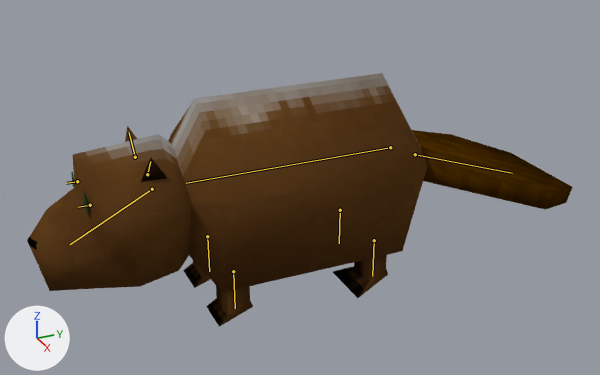
The Blender file Environment/BlenderFiles/Bobro.blend, before and after one commit.
The view is the same before and after, from a 50 mm lens placed at (3.15, -1.19, 2.02), pointed at (-0.03, 0.23, 0.44). The lights are fixed; the arrows at lower left show +X, +Y and +Z. The bones that bend it are drawn over the model as lines.

Objects in the first picture: 'SM_Bobro'.
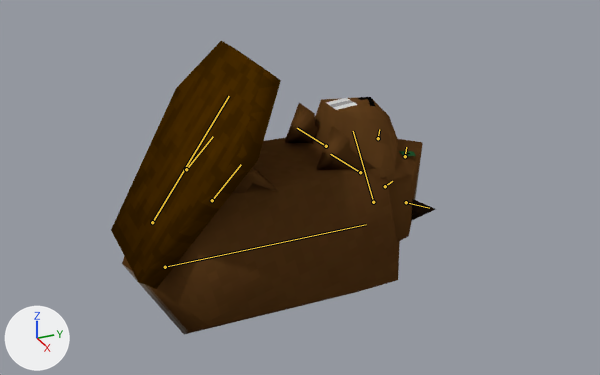
The newer file adds an action. The first version stands in its rest pose; the second is drawn at frame 18 of the action 'Roll'.

Boxes [x1, y1, x2, y2] around the edits, measured in the pictures (600 x 375 px):
'SM_Bobro', posed (41% narrower, 15% taller)
    before: [27, 73, 573, 327]
    after: [111, 41, 435, 334]
bone 'Spine', root to tip
    before: (390, 147) to (186, 183)
    after: (165, 267) to (366, 224)
bone 'Head', root to tip
    before: (152, 189) to (70, 244)
    after: (373, 202) to (353, 131)
bone 'Tail', root to tip
    before: (415, 154) to (512, 173)
    after: (152, 222) to (229, 96)
bone 'HindLegLeft', root to tip
    before: (374, 240) to (372, 276)
    after: (212, 200) to (241, 164)
bone 'HindLegRight', root to tip
    before: (340, 210) to (339, 243)
    after: (186, 169) to (213, 136)
bone 'FrontLegLeft', root to tip
    before: (233, 271) to (235, 308)
    after: (360, 172) to (330, 154)
bone 'FrontLegRight', root to tip
    before: (207, 236) to (209, 271)
    after: (326, 146) to (297, 128)
bone 'LeftEar', root to tip
    before: (147, 174) to (150, 161)
    after: (406, 202) to (429, 208)
bone 'RightEar', root to tip
    before: (135, 157) to (129, 132)
    after: (385, 186) to (392, 181)
bone 'LeftEye', root to tip
    before: (90, 205) to (78, 207)
    after: (405, 156) to (406, 147)
bone 'RightEye', root to tip
    before: (77, 181) to (66, 183)
    after: (378, 138) to (379, 129)

The change in detail:
Bone 'Spine' (bone_spine) moves from (0.0, 0.0, 0.0) to (0.0, 1.117, 0.384).
Bone 'Spine' (bone_spine) turns from (0, 0, 0) to (-180, 0, 0) degrees about its own x, y and z.
Bone 'Head' (bone_head) moves from (0.0, 0.0, 0.0) to (0.0, -0.829, 0.728).
Bone 'Head' (bone_head) turns from (0, 0, 0) to (-99, 0, 0) degrees about its own x, y and z.
Bone 'Tail' (bone_tail) moves from (0.0, 0.0, 0.0) to (0.0, -1.192, -0.509).
Bone 'Tail' (bone_tail) turns from (0, 0, 0) to (74, 0, 0) degrees about its own x, y and z.
Bone 'HindLegLeft' (bone_hindlegleft) moves from (0.0, 0.0, 0.0) to (0.0, -0.357, -0.774).
Bone 'HindLegLeft' (bone_hindlegleft) turns from (0, 0, 0) to (136, 0, 0) degrees about its own x, y and z.
Bone 'HindLegRight' (bone_hindlegright) moves from (0.0, 0.0, 0.0) to (0.0, -0.357, -0.774).
Bone 'HindLegRight' (bone_hindlegright) turns from (0, 0, 0) to (136, 0, 0) degrees about its own x, y and z.
Bone 'FrontLegLeft' (bone_frontlegleft) moves from (0.0, 0.0, 0.0) to (0.0, -0.357, 0.609).
Bone 'FrontLegLeft' (bone_frontlegleft) turns from (0, 0, 0) to (-127, 0, 0) degrees about its own x, y and z.
Bone 'FrontLegRight' (bone_frontlegright) moves from (0.0, 0.0, 0.0) to (0.0, -0.357, 0.609).
Bone 'FrontLegRight' (bone_frontlegright) turns from (0, 0, 0) to (-127, 0, 0) degrees about its own x, y and z.
Bone 'LeftEar' (bone_leftear) moves from (0.0, 0.0, 0.0) to (-0.236, -0.279, 1.224).
Bone 'LeftEar' (bone_leftear) turns from (0, 0, 0) to (102, -40, -48) degrees about its own x, y and z.
Bone 'RightEar' (bone_rightear) moves from (0.0, 0.0, 0.0) to (0.236, -0.279, 1.224).
Bone 'RightEar' (bone_rightear) turns from (0, 0, 0) to (102, 40, 48) degrees about its own x, y and z.
Bone 'LeftEye' (bone_lefteye) moves from (0.0, 0.0, 0.0) to (-0.012, -1.429, -0.062).
Bone 'LeftEye' (bone_lefteye) turns from (0, 0, 0) to (25, 28, -88) degrees about its own x, y and z.
Bone 'RightEye' (bone_righteye) moves from (0.0, 0.0, 0.0) to (-0.012, -1.429, -0.062).
Bone 'RightEye' (bone_righteye) turns from (0, 0, 0) to (25, 28, -88) degrees about its own x, y and z.
